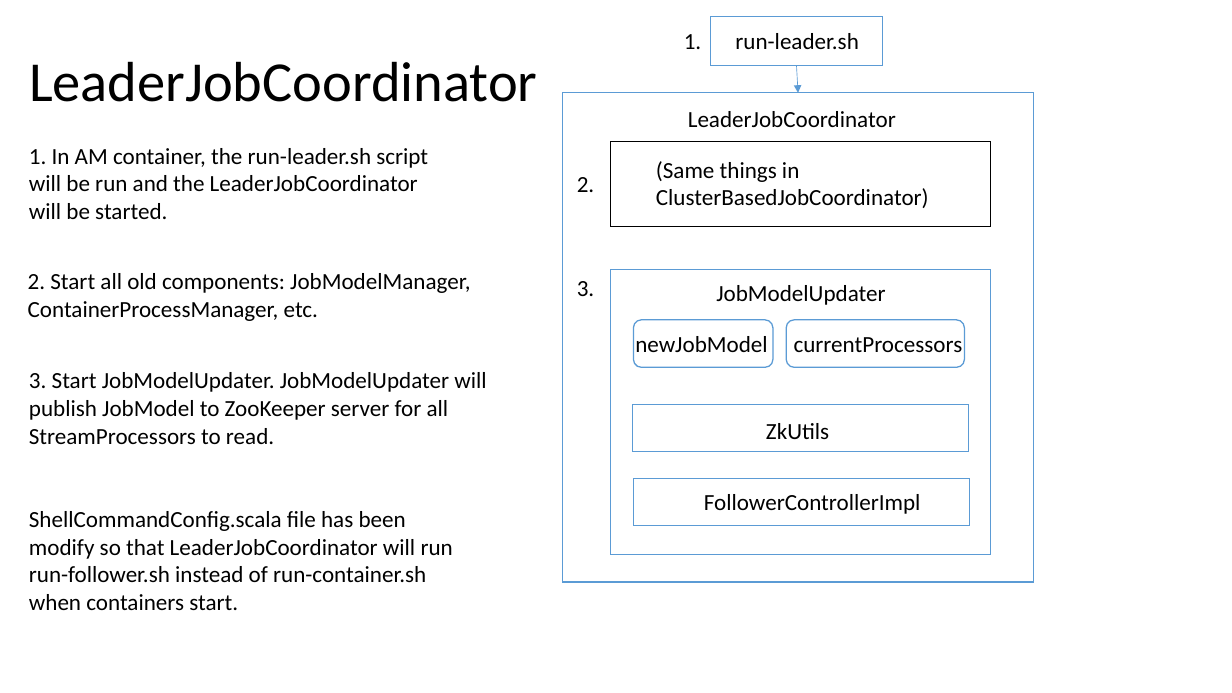
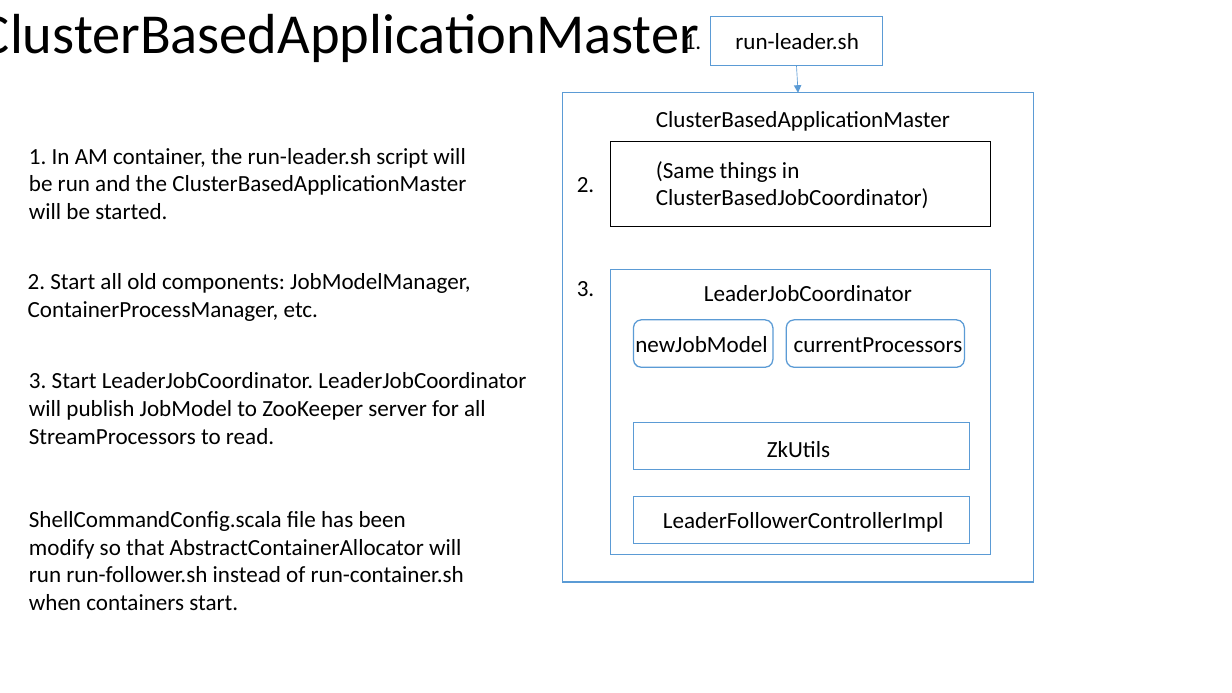
Before and after one commit to Swrrt/Samza-Documents, a slide deck: slide 4 of Documentation/Samza-Snapshot.pptx (slide 2 before the commit). Drawn at 1232x693 pixels with LibreOffice and Linux fonts; fonts in the diff are those of the drawing. Boxes give left, top, right and bottom in pixels: in the first picture for what was removed or moved away, otherwise in the second. Text is boxed around its words. In the diff, an @@ line names an element or a change of style, - is before the commit and + after.

```diff
--- a/Documentation/Samza-Snapshot.pptx
+++ b/Documentation/Samza-Snapshot.pptx
@@ title at bbox=[0, 13, 699, 62]: text changed @@
-LeaderJobCoordinator
+ClusterBasedApplicationMaster
@@ text added at bbox=[656, 111, 950, 131], 18 pt, text #000000 @@
+ClusterBasedApplicationMaster
@@ text at bbox=[29, 148, 466, 219]: text changed @@
-1. In AM container, the run-leader.sh script will be run and the LeaderJobCoordinator will be started.
+1. In AM container, the run-leader.sh script will be run and the ClusterBasedApplicationMaster will be started.
@@ text "LeaderJobCoordinator": place and size @@
-text "LeaderJobCoordinator" at bbox=[688, 111, 896, 127]
+text "LeaderJobCoordinator" at bbox=[704, 285, 912, 301]
@@ text removed at bbox=[716, 285, 885, 305] @@
-JobModelUpdater
@@ text at bbox=[29, 372, 526, 444]: text changed @@
-3. Start JobModelUpdater. JobModelUpdater will publish JobModel to ZooKeeper server for all StreamProcessors to read.
+3. Start LeaderJobCoordinator. LeaderJobCoordinator will publish JobModel to ZooKeeper server for all StreamProcessors to read.
@@ rectangle: place and size @@
-rectangle at bbox=[633, 405, 969, 452]
+rectangle at bbox=[634, 422, 970, 470]
@@ text "ZkUtils": place and size @@
-text "ZkUtils" at bbox=[766, 423, 829, 439]
+text "ZkUtils" at bbox=[767, 441, 830, 457]
@@ rectangle: place and size @@
-rectangle at bbox=[634, 479, 970, 526]
+rectangle at bbox=[634, 496, 970, 543]
@@ text at bbox=[29, 511, 464, 610]: text changed @@
-ShellCommandConfig.scala file has been modify so that LeaderJobCoordinator will run run-follower.sh instead of run-container.sh when containers start.
+ShellCommandConfig.scala file has been modify so that AbstractContainerAllocator will run run-follower.sh instead of run-container.sh when containers start.
@@ text at bbox=[663, 512, 944, 532]: text changed @@
-FollowerControllerImpl
+LeaderFollowerControllerImpl
```
Also in this commit, not shown: 3 other slides changed, 3 slides added.
